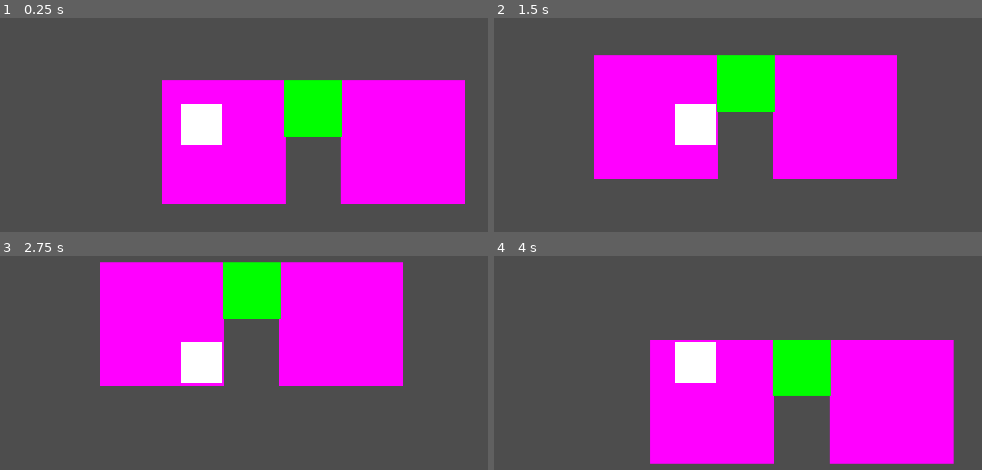
Above: before the commit, frames 1-4 (two rows, left to right).
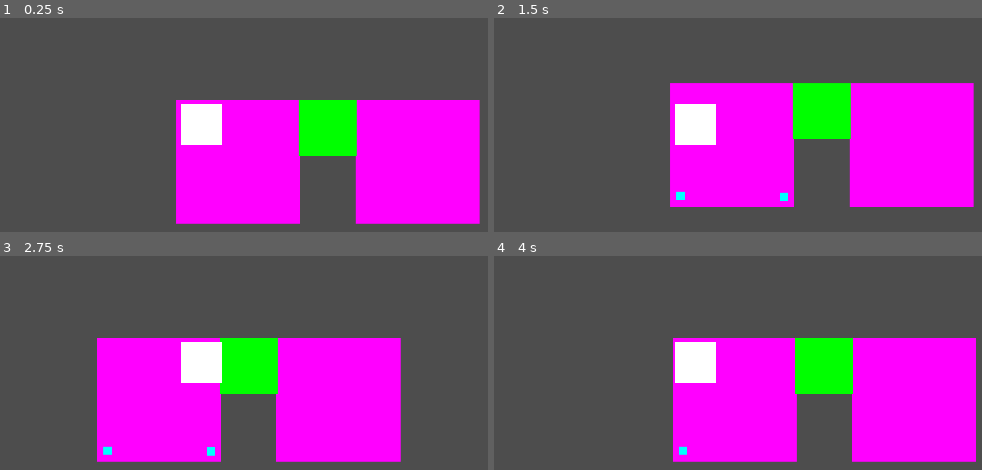
Above: after the commit, the same moments.

Repository: M4przybysz/lem_game_jam-powtorka
Game: Godot game, scene res://src/main/main.tscn
Same seed, same stepped clock (60 frames per second), same inputs: the game is played once before the commit and once after it.
Inputs:
- Up to frame 1 (0.25 s): no input
- Up to frame 2 (1.5 s): tap Enter at 0.5 s; hold D (right) 0.53-1.28 s; tap E (action2, bound only after the commit) at 0.6, 1.35 s; hold S (down) from 1.28 s (still down)
- Up to frame 3 (2.75 s): release S (down) at 2.03 s; hold D (right) from 2.03 s (still down); tap E (action2, bound only after the commit) at 2.1 s
- Up to frame 4 (4 s): release D (right) at 2.78 s; hold W (up) 2.78-3.53 s; tap E (action2, bound only after the commit) at 2.85, 3.6 s; hold A (left) from 3.53 s (still down)

The runs differ from the first frame. In frame 1, 17% of the frame differs, in the area x 33-99%, y 28-97%; in frame 2, 39%; in frame 3, 43%, in the area x 19-83%, y 2-97%; in frame 4, 12%.

Commit message:
Added loop system and ways of showing objects

Diff:
--- a/powtorka/project.godot
+++ b/powtorka/project.godot
@@ -47,6 +47,16 @@
 , Object(InputEventKey,"resource_local_to_scene":false,"resource_name":"","device":-1,"window_id":0,"alt_pressed":false …(186 unchanged characters)…
 ]
 }
+action1={
+"deadzone": 0.5,
+"events": [Object(InputEventKey,"resource_local_to_scene":false,"resource_name":"","device":-1,"window_id":0,"alt_pressed":false,"shift_pressed":false,"ctrl_pressed":false,"meta_pressed":false,"pressed":false,"keycode":0,"physical_keycode":70,"key_label":0,"unicode":102,"location":0,"echo":false,"script":null)
+]
+}
+action2={
+"deadzone": 0.5,
+"events": [Object(InputEventKey,"resource_local_to_scene":false,"resource_name":"","device":-1,"window_id":0,"alt_pressed":false,"shift_pressed":false,"ctrl_pressed":false,"meta_pressed":false,"pressed":false,"keycode":0,"physical_keycode":69,"key_label":0,"unicode":101,"location":0,"echo":false,"script":null)
+]
+}
 
 [rendering]
 
--- /dev/null
+++ b/powtorka/src/gameplay/gameplay.gd
@@ -0,0 +1,19 @@
+extends Node2D
+
+@onready var player: CharacterBody2D = $Player
+
+var loop_count: int = 0
+
+
+# Called when the node enters the scene tree for the first time.
+func _ready() -> void:
+	pass # Replace with function body.
+
+# Called every frame. 'delta' is the elapsed time since the previous frame.
+func _process(delta: float) -> void:
+	pass
+
+func _input(event: InputEvent) -> void:
+	if Input.is_action_just_pressed("action2"):
+		loop_count += 1
+		player.reset_position()
--- a/powtorka/src/gameplay/gameplay.tscn
+++ b/powtorka/src/gameplay/gameplay.tscn
@@ -1,14 +1,16 @@
-[gd_scene load_steps=3 format=3 uid="uid://ddg2su88rjrwp"]
+[gd_scene load_steps=4 format=3 uid="uid://ddg2su88rjrwp"]
 
+[ext_resource type="Script" path="res://src/gameplay/gameplay.gd" id="1_qu5en"]
 [ext_resource type="PackedScene" uid="uid://gpcqqw6efjpy" path="res://src/levels/test_lvl.tscn" id="1_wkdmg"]
 [ext_resource type="PackedScene" uid="uid://cshqsixm2pc76" path="res://src/player/player.tscn" id="2_28rhj"]
 
 [node name="Gameplay" type="Node2D"]
+script = ExtResource("1_qu5en")
 
 [node name="test lvl" parent="." instance=ExtResource("1_wkdmg")]
-position = Vector2(45, 41)
+position = Vector2(39, 41)
 
 [node name="Player" parent="." instance=ExtResource("2_28rhj")]
-position = Vector2(141, 147)
+position = Vector2(100, 100)
 
 [node name="Camera2D" type="Camera2D" parent="Player"]
--- /dev/null
+++ b/powtorka/src/levels/test_lvl.gd
@@ -0,0 +1,35 @@
+extends Node2D
+
+var show_random_object1: bool = false
+var show_random_object2: bool = false
+
+
+# Called when the node enters the scene tree for the first time.
+func _ready() -> void:
+	pass
+
+# Called every frame. 'delta' is the elapsed time since the previous frame.
+func _process(delta: float) -> void:
+	show_objects()
+
+func show_objects() -> void:
+	if get_parent().loop_count >= 1 and get_parent().loop_count <= 3:
+		$Objects/Object.visible = true
+	else:
+		$Objects/Object.visible = false
+
+	if show_random_object1 == true:
+		$Objects/Object1.visible = true
+	else:
+		$Objects/Object1.visible = false
+
+	if get_parent().loop_count == 2 && show_random_object2 == true:
+		$Objects/Object2.visible = true
+	else:
+		$Objects/Object2.visible = false
+
+func _on_area_2d_body_entered(body: Node2D) -> void:
+	if body.is_in_group("player"):
+		show_random_object1 = true
+		if get_parent().loop_count == 0:
+			show_random_object2 = true
--- a/powtorka/src/levels/test_lvl.tscn
+++ b/powtorka/src/levels/test_lvl.tscn
@@ -1,4 +1,7 @@
-[gd_scene load_steps=5 format=3 uid="uid://gpcqqw6efjpy"]
+[gd_scene load_steps=8 format=3 uid="uid://gpcqqw6efjpy"]
+
+[ext_resource type="Script" path="res://src/levels/test_lvl.gd" id="1_p2h7m"]
+[ext_resource type="PackedScene" uid="uid://c5ith1wamnvtw" path="res://src/objects/test_object.tscn" id="2_p6ti2"]
 
 [sub_resource type="RectangleShape2D" id="RectangleShape2D_1kp0d"]
 size = Vector2(312, 15)
@@ -12,7 +15,11 @@
 [sub_resource type="RectangleShape2D" id="RectangleShape2D_r5qve"]
 size = Vector2(133, 8.75)
 
+[sub_resource type="CircleShape2D" id="CircleShape2D_2q7o5"]
+radius = 60.0333
+
 [node name="test lvl" type="Node2D"]
+script = ExtResource("1_p2h7m")
 
 [node name="Room1" type="StaticBody2D" parent="."]
 
@@ -76,3 +83,25 @@
 offset_right = 434.0
 offset_bottom = 135.0
 color = Color(0, 1, 0, 1)
+
+[node name="Area2D" type="Area2D" parent="."]
+
+[node name="CollisionShape2D" type="CollisionShape2D" parent="Area2D"]
+position = Vector2(364, 65)
+shape = SubResource("CircleShape2D_2q7o5")
+
+[node name="Objects" type="Node2D" parent="."]
+
+[node name="Object" parent="Objects" instance=ExtResource("2_p6ti2")]
+visible = false
+position = Vector2(274, 273)
+
+[node name="Object1" parent="Objects" instance=ExtResource("2_p6ti2")]
+visible = false
+position = Vector2(25, 271)
+
+[node name="Object2" parent="Objects" instance=ExtResource("2_p6ti2")]
+visible = false
+position = Vector2(458, 277)
+
+[connection signal="body_entered" from="Area2D" to="." method="_on_area_2d_body_entered"]
--- /dev/null
+++ b/powtorka/src/objects/test_object.tscn
@@ -0,0 +1,10 @@
+[gd_scene format=3 uid="uid://c5ith1wamnvtw"]
+
+[node name="Object" type="Node2D"]
+
+[node name="ColorRect" type="ColorRect" parent="."]
+offset_left = -10.0
+offset_top = -10.0
+offset_right = 10.0
+offset_bottom = 10.0
+color = Color(0, 1, 1, 1)
--- a/powtorka/src/player/player.gd
+++ b/powtorka/src/player/player.gd
@@ -2,12 +2,13 @@
 
 
 const SPEED = 300.0
-
+const START_POSITION_X: int = 100
+const START_POSITION_Y: int = 100
 
 func _physics_process(delta: float) -> void:
-	# Get the input direction and handle the movement/deceleration.
-	# As good practice, you should replace UI actions with custom gameplay actions.
+	movement()
 
+func movement():
 	if Input.is_action_pressed("up"):
 		velocity.y = -SPEED
 	elif Input.is_action_pressed("down"):
@@ -23,3 +24,7 @@
 		velocity.x = 0
 
 	move_and_slide()
+
+func reset_position():
+	global_position.x = START_POSITION_X
+	global_position.y = START_POSITION_Y
--- a/powtorka/src/player/player.tscn
+++ b/powtorka/src/player/player.tscn
@@ -5,7 +5,7 @@
 [sub_resource type="RectangleShape2D" id="RectangleShape2D_mgfo3"]
 size = Vector2(100, 100)
 
-[node name="Player" type="CharacterBody2D"]
+[node name="Player" type="CharacterBody2D" groups=["player"]]
 script = ExtResource("1_vkcnm")
 
 [node name="AnimatedSprite2D" type="AnimatedSprite2D" parent="."]
